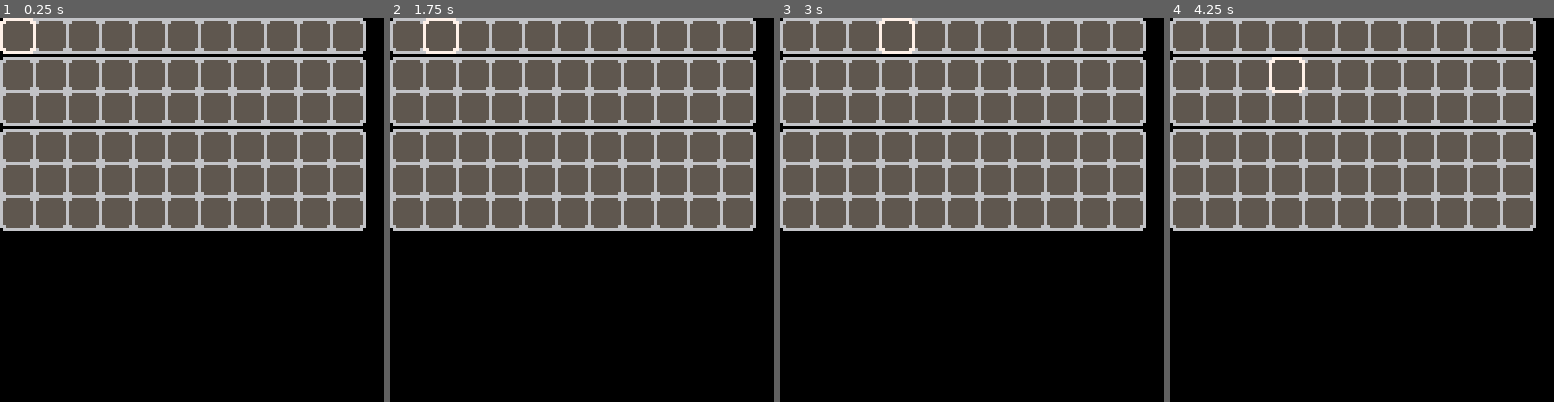
Above: before the commit, frames 1-4 (left to right).
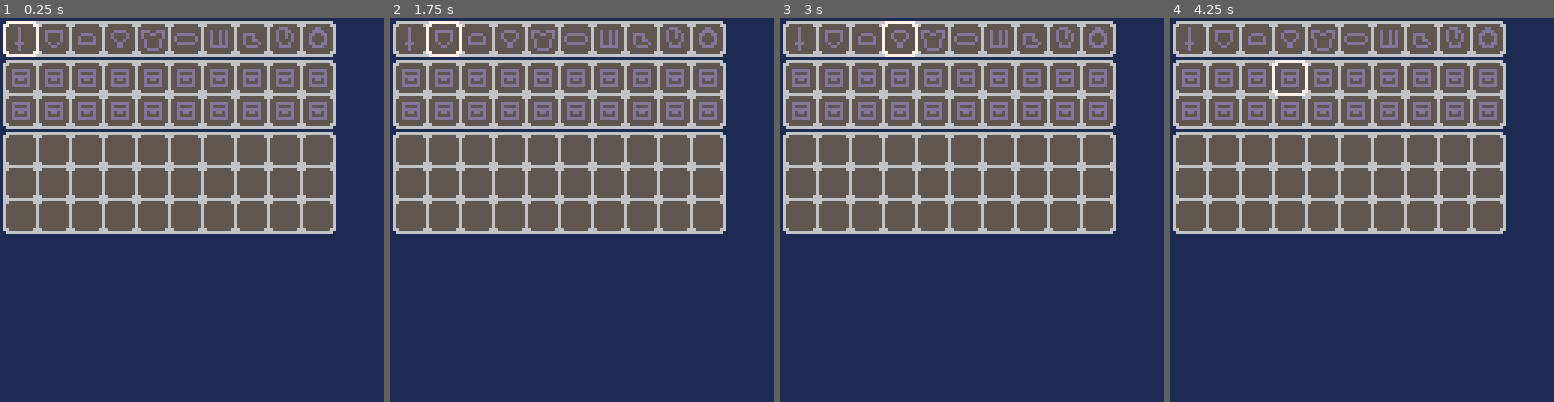
Above: after the commit, the same moments.

Repository: akd-io/pico8
Game: PICO-8 cartridge rpg/demos/inventory.p8
Two runs of this game, one before a commit and one after it. Both use one fixed random seed, a clock stepped at 60 frames per second and the inputs below.
Inputs:
- Up to frame 1 (0.25 s): no input
- Up to frame 2 (1.75 s): hold Right from 1.6 s (still down)
- Up to frame 3 (3 s): release Right at 2.1 s; hold Up 2.15-2.42 s; hold Right from 2.47 s (still down)
- Up to frame 4 (4.25 s): release Right at 3.03 s; hold Left 3.08-3.58 s; hold Down 3.63-3.97 s; hold Right from 4.02 s (still down)

The runs differ from the first frame. In frame 1, 72% of the frame differs, in the area x 0-100%, y 0-100%; in frame 2, 72%; in frame 3, 72%; in frame 4, 72%.

Commit message:
Scale colors to match tier range. Add different item backgrounds.

Diff:
--- a/rpg/demos/inventory.p8
+++ b/rpg/demos/inventory.p8
@@ -19,7 +19,7 @@
 function makeInventory(rows)
   return {
     rows = rows or 3,
-    columns = 11,
+    columns = 10,
     cellWidth = 10,
     cellHeight = 10,
     cellPadding = 1,
@@ -35,7 +35,7 @@
   end
 end
 
-function drawInventory(inventory, highlight, outerX, outerY)
+function drawInventory(inventory, highlight, outerX, outerY, inventoryType)
   local cellPadding = inventory.cellPadding
   local cellWidth = inventory.cellWidth
   local cellHeight = inventory.cellHeight
@@ -60,12 +60,18 @@
       roundRectfill(x, y, x + cellWidth - 1, y + cellHeight - 1, 5)
       if (item ~= nil) then
         -- Draw tiered item background
-        roundRect(x, y, x + cellWidth - 1, y + cellHeight - 1, getTier(item))
+        roundRect(x, y, x + cellWidth - 1, y + cellHeight - 1, getTier(item) \ 6)
 
         -- Draw item sprite
         local spriteId = findi(item_types, item.equipment_type) - 1
-        local spriteX, spriteY = x + 1, y + 1
-        spr(spriteId, spriteX, spriteY)
+        spr(spriteId, x + 1, y + 1)
+      elseif inventoryType == "equipment" then
+        -- Draw item sprite
+        local spriteId = 15 + column
+        spr(spriteId, x + 1, y + 1)
+      elseif inventoryType == "safe" then
+        local spriteId = 27
+        spr(spriteId, x + 1, y + 1)
       end
     end
   end
@@ -113,7 +119,7 @@
 end
 
 function _draw()
-  cls()
+  cls(1)
 
   local currentInventoryIndex = rowToInventory[selectedRow]
   local currentInventory = currentInventoryIndex == 1 and equipmentInventory
@@ -130,23 +136,23 @@
 
   drawInventory(
     equipmentInventory, currentInventoryIndex == 1 and highlight or nil,
-    0, 0
+    1, 1,
+    "equipment"
   )
   drawInventory(
     safeInventory, currentInventoryIndex == 2 and highlight or nil,
-    0, 13
+    1, 14,
+    "safe"
   )
   drawInventory(
     volatileInventory, currentInventoryIndex == 3 and highlight or nil,
-    0, 37
+    1, 38
   )
 
-  local items = currentInventory.items
-
   -- Draw selected item
-  local selectedItem = items[(highlight.y - 1) * currentInventory.columns + highlight.x]
+  local selectedItem = currentInventory.items[(highlight.y - 1) * currentInventory.columns + highlight.x]
   if (selectedItem ~= nil) then
-    drawItem(selectedItem, 0, 72)
+    drawItem(selectedItem, 1, 73)
   end
 end
 
@@ -159,14 +165,14 @@
 00dde00000d12e000dddeee0000a90000d1122e00dd9aee00d11d2e00d1122e000d12e0004a00a40000000000000000000000000000000000000000000000000
 00010000000de000000000000004a0000d1122e0000000000ddddee000ddee0000ddee000049a400000000000000000000000000000000000000000000000000
 0001000000000000000000000000000000ddee000000000000000000000000000000000000000000000000000000000000000000000000000000000000000000
-000d00000000000000000000000000000000000000000000000000000000000000ddd000000dd000000000000000000000000000000000000000000000000000
-000d00000dddddd00000000000dddd00ddd00ddd000000000d00d0d0000000000d00dd0000dddd00000000000000000000000000000000000000000000000000
-000d00000d0000d000dddd000d0000d0d00dd00d0dddddd00d00d0d00dddd0000d00d0d00dd00dd0000000000000000000000000000000000000000000000000
-000d00000d0000d00d0000d00d0000d0d000000dd000000d0d00d0d00d00d0000d00d0d00d0000d0000000000000000000000000000000000000000000000000
-000d00000d0000d00d0000d000d00d000d0000d0d000000d0d00d0d00d00dd000d0000d00d0000d0000000000000000000000000000000000000000000000000
-00ddd00000d00d000dddddd0000dd0000d0000d00dddddd00d00d0d00d0000d000d00d000dd00dd0000000000000000000000000000000000000000000000000
-000d0000000dd00000000000000dd0000d0000d0000000000dddddd000dddd0000dddd0000dddd00000000000000000000000000000000000000000000000000
-000d000000000000000000000000000000dddd000000000000000000000000000000000000000000000000000000000000000000000000000000000000000000
+000d00000000000000000000000000000000000000000000000000000000000000ddd000000dd000dddddddd0000000000000000000000000000000000000000
+000d00000dddddd00000000000dddd00ddd00ddd000000000d00d0d0000000000d00dd0000dddd00d000000d0dddddd000000000000000000000000000000000
+000d00000d0000d000dddd000d0000d0d00dd00d0dddddd00d00d0d00dddd0000d00d0d00dd00dd0d000000d0d0000d000000000000000000000000000000000
+000d00000d0000d00d0000d00d0000d0d000000dd000000d0d00d0d00d00d0000d00d0d00d0000d0dddddddd0dddddd000000000000000000000000000000000
+000d00000d0000d00d0000d000d00d000d0000d0d000000d0d00d0d00d00dd000d0000d00d0000d0d00dd00d0d0dd0d000000000000000000000000000000000
+00ddd00000d00d000dddddd0000dd0000d0000d00dddddd00d00d0d00d0000d000d00d000dd00dd0d000000d0d0000d000000000000000000000000000000000
+000d0000000dd00000000000000dd0000d0000d0000000000dddddd000dddd0000dddd0000dddd00d000000d0dddddd000000000000000000000000000000000
+000d000000000000000000000000000000dddd000000000000000000000000000000000000000000dddddddd0000000000000000000000000000000000000000
 00000000000000000000000000000000000000000000000000000000000000000000000000000000000000000000000000000000000000000000000000000000
 00000000000000000000000000000000000000000000000000000000000000000000000000000000000000000000000000000000000000000000000000000000
 00000000000000000000000000000000000000000000000000000000000000000000000000000000000000000000000000000000000000000000000000000000
